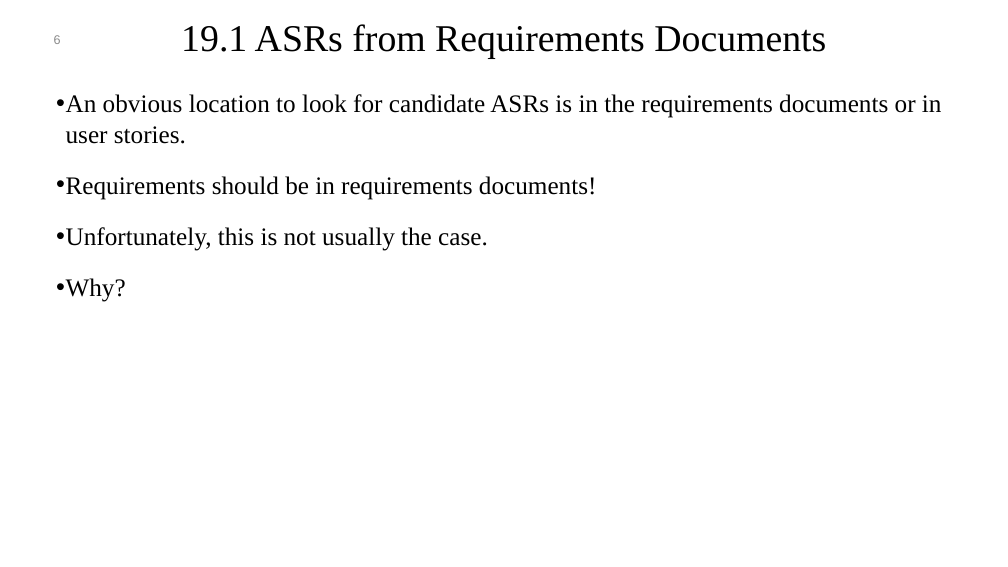
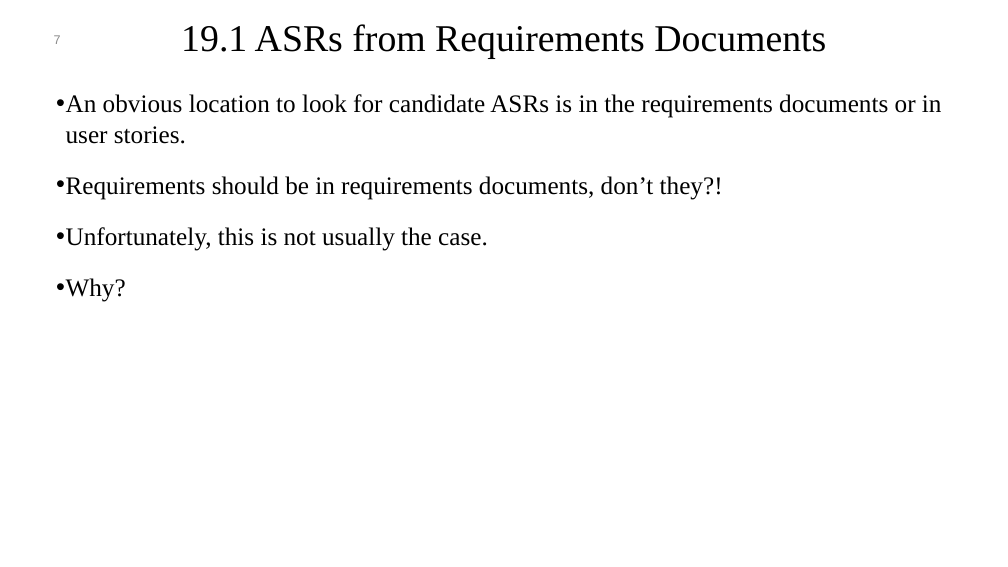
Before and after one commit to mohamad-khorsandi/slides-of-software-architecture-in-practice-4th-ed, a slide deck: slide 7 of chapter 19.pptx (slide 6 before the commit). Drawn at 1008x567 pixels with LibreOffice and Linux fonts; fonts in the diff are those of the drawing; background and template pictures are left out. Boxes give left, top, right and bottom in pixels: in the first picture for what was removed or moved away, otherwise in the second. Text is boxed around its words. In the diff, an @@ line names an element or a change of style, - is before the commit and + after.

```diff
--- a/chapter 19.pptx
+++ b/chapter 19.pptx
@@ page number at (54, 35, 61, 44): text changed @@
-6
+7
@@ text at (66, 176, 723, 200): text changed @@
-• Requirements should be in requirements documents!
+• Requirements should be in requirements documents, don’t they?!
```
Also in this commit, not shown: 4 other slides changed, 1 slide added, 6 other files.
